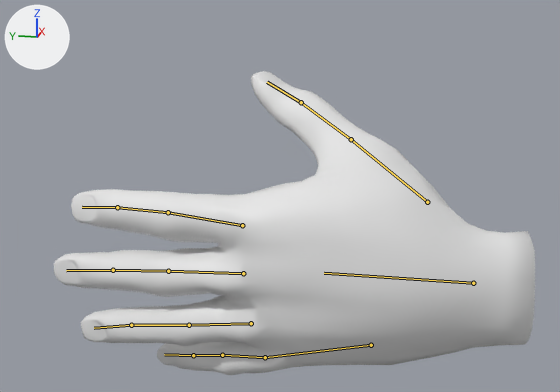
Renders of the Blender file Unity/GestureVRTK/Assets/Blender/LHand.blend from each side of a commit.
Camera for both pictures: a 50 mm camera at (-0.3, -0.024, 0.108) aimed at (0.006, 0.038, 0.032). The axes (+X, +Y, +Z) are drawn at upper left. The lights are the same throughout. Both versions are drawn at the pose saved in each file; the numbers are the values there. The bones that bend it are drawn over the model as lines.
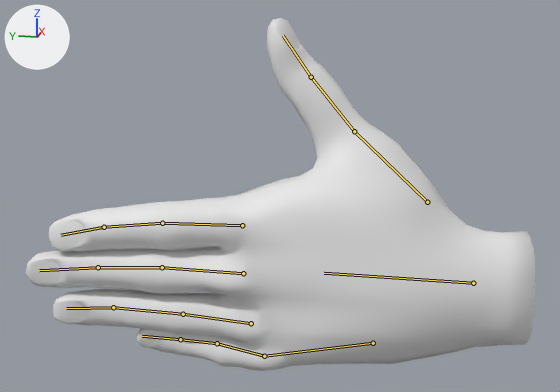
Location of each change, [x1, y1, x2, y2] in pixels of the pictures (560 x 392 px):
'Mesh', posed (16% taller): before [54, 71, 535, 375]; after [26, 18, 535, 371]
bone 'Thumb.1', root to tip: before (427, 202) to (351, 139); after (427, 202) to (354, 131)
bone 'Index.1', root to tip: before (242, 225) to (168, 212); after (242, 225) to (162, 223)
bone 'Middle.1', root to tip: before (243, 273) to (168, 271); after (243, 273) to (162, 267)
bone 'Ring.1', root to tip: before (251, 323) to (189, 325); after (251, 323) to (183, 314)
bone 'Palm.R', root to tip: before (371, 345) to (265, 357); after (373, 343) to (264, 356)
bone 'Pinky.1', root to tip: before (265, 357) to (222, 355); after (264, 356) to (217, 343)

The edits, one by one:
Bone 'Thumb.1' (bone_thumb_1) turns from (0, 0, 0) to (17, -2, 10) degrees about its own x, y and z.
Bone 'Index.1' (bone_index_1) turns from (11, 0, 0) to (16, -1, 10) degrees about its own x, y and z.
Bone 'Middle.1' (bone_middle_1) turns from (4, 0, 0) to (-1, 0, 9) degrees about its own x, y and z.
Bone 'Ring.1' (bone_ring_1) turns from (0, 0, 0) to (-13, 1, 9) degrees about its own x, y and z.
Bone 'Palm.R' (bone_palm_r) moves from (0.0, 0.0, 0.0) to (-0.0067, 0.0, -0.0037).
Bone 'Pinky.1' (bone_pinky_1) turns from (-6, 0, 0) to (-23, 2, 10) degrees about its own x, y and z.
